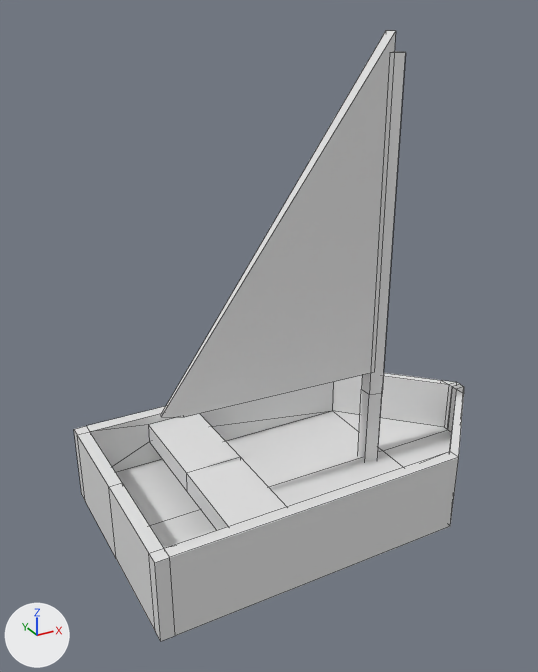
Two versions of the Blender file src/Sailboat.blend, one commit apart.
The view is the same before and after, from a camera (50 mm lens) standing at (-3.53, -6.64, 5.14) and looking at (0.15, 0.05, 1.8). Every picture has the same lights, and +X, +Y and +Z are marked at lower left. Mesh edges are drawn as thin lines.

The first picture shows 'Hull', 'Mast', 'Sail'.
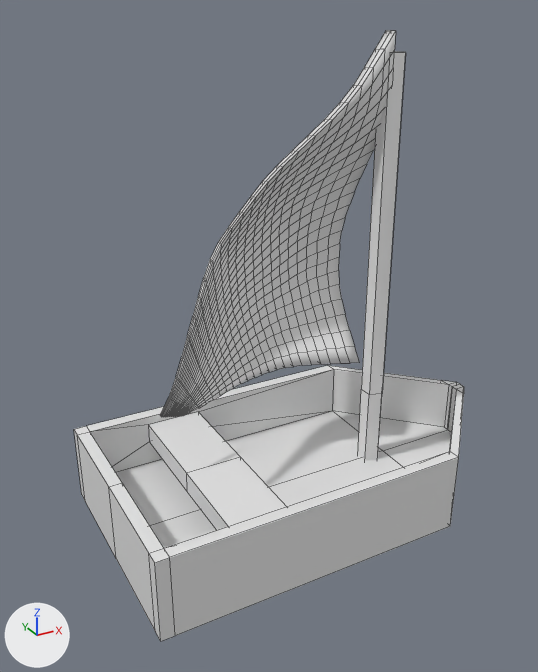
Where the change shows, as pixel boxes (x1, y1, x2, y2) in the pictures (538 x 672 px):
part 1 of me_cylinder_001, built on: before (161, 31, 396, 417); after (160, 30, 396, 417)

The change, as a diff of the scene's bpy script:
```diff
--- a/src/Sailboat.blend.py
+++ b/src/Sailboat.blend.py
@@ me_cylinder_001 @@
 # used by ob_sail; parent = ob_mast; location = (1.602, 0.0, 0.155)
-me_cylinder_001.from_pydata(...)  # 8 vertices, 6 faces; spans x -2.79..-0.06, y -0.08..0.09, z 1.08..4.94
+me_cylinder_001.from_pydata(...)  # 1146 vertices, 1144 faces; spans x -2.79..-0.06, y -0.08..1.15, z 1.08..4.94
+# me_cylinder_001 part 1: 4 vertices removed from x -2.52..-0.06, y -0.08..0.09, z 1.08; 1142 vertices added at x -2.78..-0.06, y -0.08..1.15, z 1.08..4.94
+# me_cylinder_001 part 2: the surface is now shaded smooth
```
